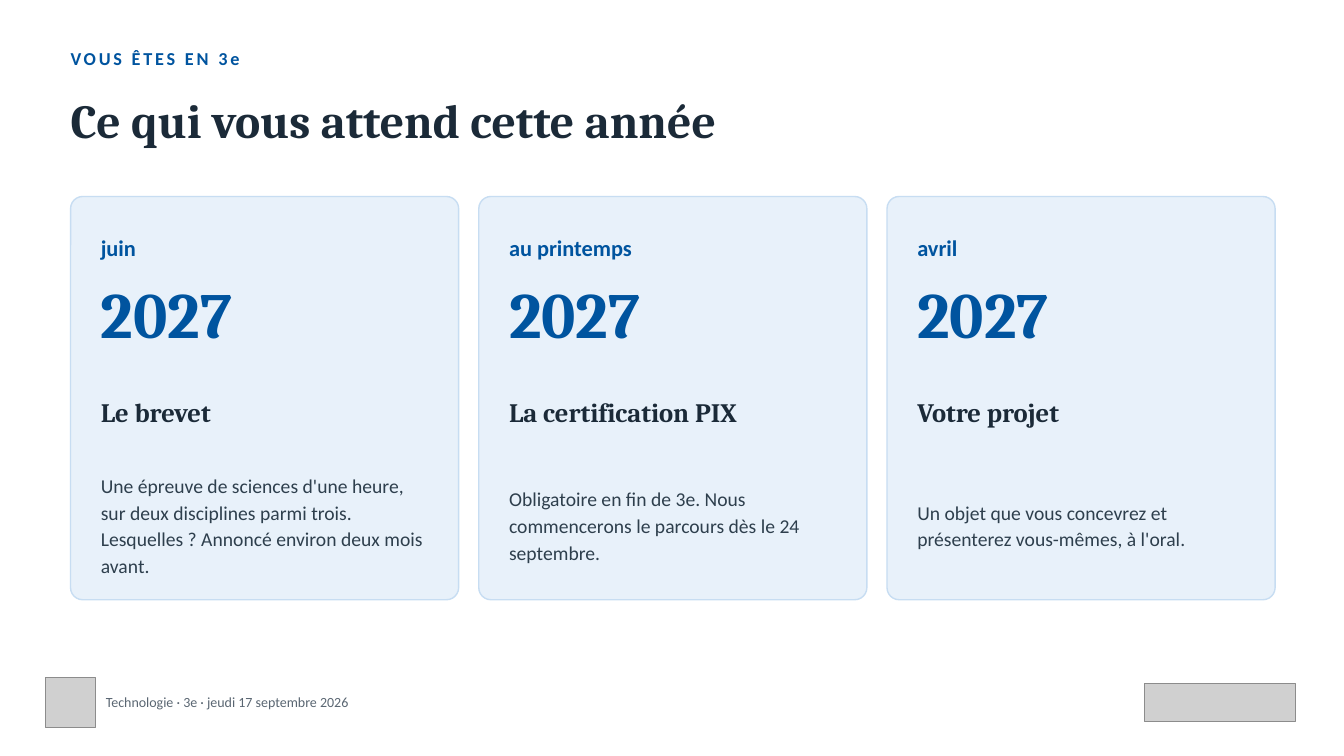
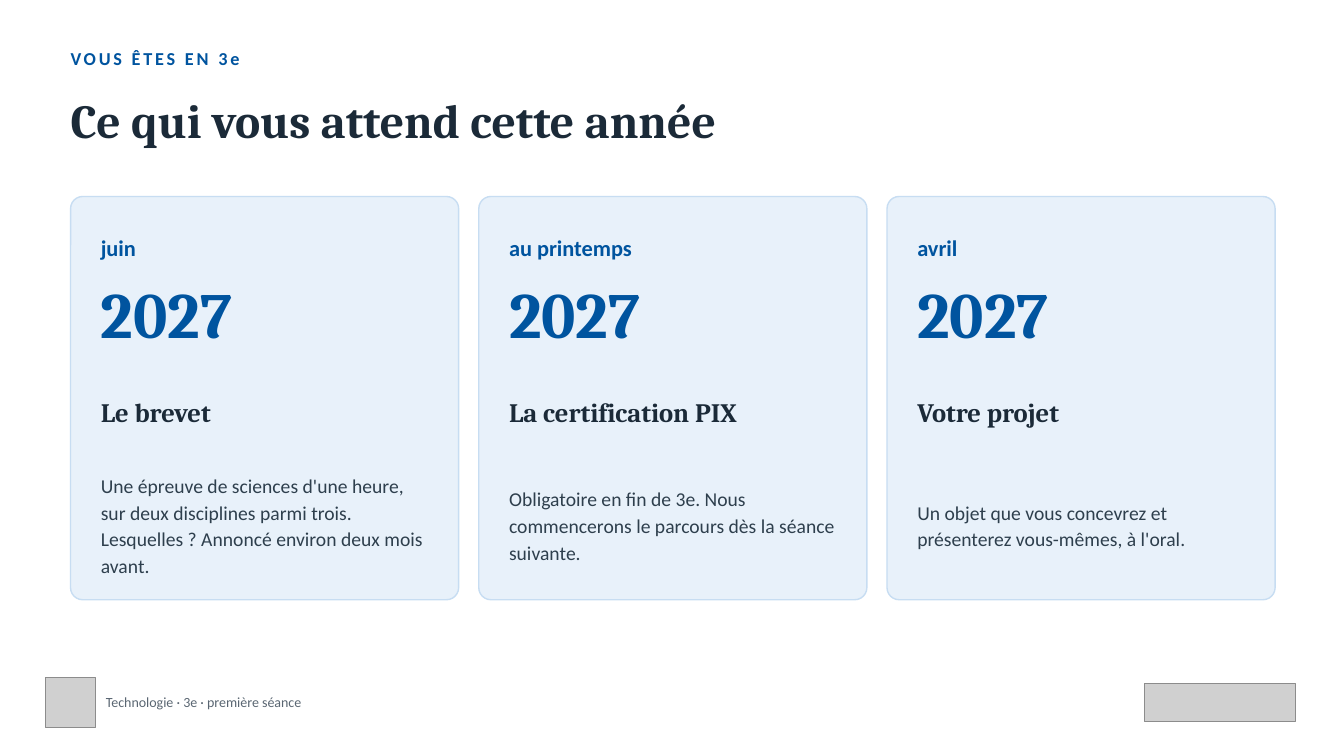
Before and after one commit to lyceefrancaisdetananarive/technologie, a slide deck: slide 10 of 3eme/p1/seance1-diaporama.pptx. Drawn at 1344x756 pixels with LibreOffice and Linux fonts; fonts in the diff are those of the drawing; grey boxes stand for pictures. Boxes give left, top, right and bottom in pixels: in the first picture for what was removed or moved away, otherwise in the second. Text is boxed around its words. In the diff, an @@ line names an element or a change of style, - is before the commit and + after.

```diff
--- a/3eme/p1/seance1-diaporama.pptx
+++ b/3eme/p1/seance1-diaporama.pptx
@@ text at (x1=509, y1=492, x2=834, y2=560): text changed @@
-Obligatoire en fin de 3e. Nous commencerons le parcours dès le 24 septembre.
+Obligatoire en fin de 3e. Nous commencerons le parcours dès la séance suivante.
@@ text at (x1=106, y1=697, x2=301, y2=710): text changed @@
-Technologie · 3e · jeudi 17 septembre 2026
+Technologie · 3e · première séance
```
Also in this commit, not shown: 11 other slides changed, 5 other files.
